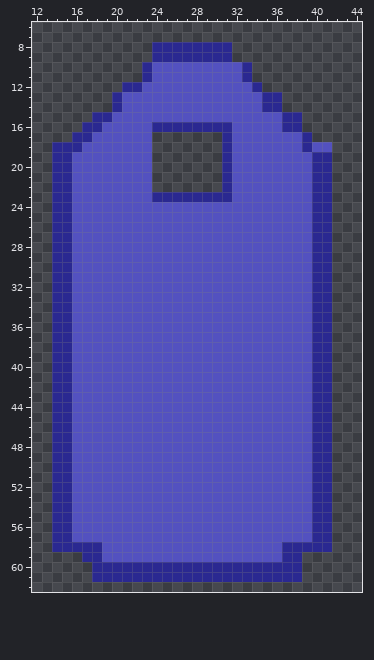
A sprite sheet gets an edit: Test/Test/Assets.xcassets/tagIcon.imageset/tagIcon.png. This is how it looked before the edit.
The file is 58x72 pixels. Shown: x 12..44, y 6..62.
After the commit:
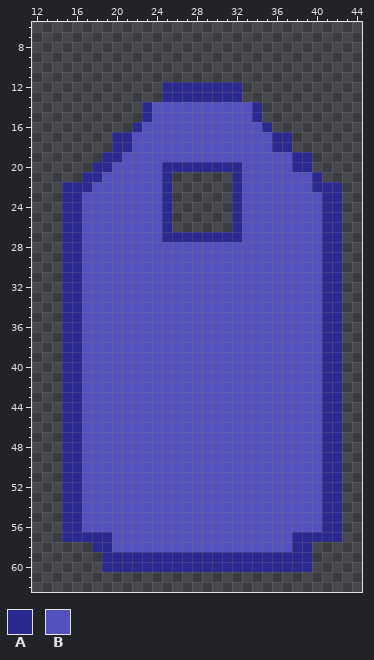
Palette (. is transparent): A #2a2891  B #5351c0
The exact change:
The author put colour A in row 20 at x 25 to 30; in row 21 at x 25; in row 22 at x 25 and 42; in rows 23 to 57 at x 42; in rows 59 to 60 at x 39.
Colour B becomes colour A in rows 12 to 13 at x 25 to 32; in rows 14 to 15 at x 23 and 34; in row 16 at x 22 and 35; in rows 17 to 18 at x 20 to 21 and 36 to 37; in row 19 at x 19 to 20 and 38 to 39; in row 20 at x 18 to 19, 32 and 38 to 39.
Colour B becomes colour A in row 21 at x 17 to 18 and 32; in row 22 at x 16 to 17 and 32; in row 23 at x 16 and 32; in rows 24 to 26 at x 16, 25 and 32; in row 27 at x 16 and 25 to 32; in rows 28 to 56 at x 16.
Colour B becomes colour A in row 57 at x 16 to 19 and 38 to 39; in row 58 at x 19; in row 59 at x 19 to 36.
The author put colour B in rows 17 to 19 at x 24 to 30; in rows 20 to 22 at x 24.
Colour A becomes colour B in row 16 at x 24 to 31; in rows 17 to 19 at x 31; in row 23 at x 24 and 40; in rows 24 to 56 at x 40; in row 58 at x 37.
Colour A is removed in rows 8 to 9 at x 24 to 31; in rows 10 to 11 at x 23 and 33; in row 12 at x 21 to 22 and 34; in rows 13 to 14 at x 20 and 35 to 36; in row 15 at x 18 to 19 and 37 to 38; in row 16 at x 17 to 18 and 37 to 38.
Colour A is removed in row 17 at x 16 to 17 and 39; in row 18 at x 14 to 16 and 39; in rows 19 to 20 at x 14 to 15 and 40 to 41; in row 21 at x 14 to 15, 31 and 41; in row 22 at x 14 and 31; in row 23 at x 14 and 26 to 31.
Colour A is removed in rows 24 to 57 at x 14; in row 58 at x 14 to 17 and 40 to 41; in row 59 at x 17 to 18; in row 60 at x 18; in row 61 at x 18 to 38.
Colour B is removed in rows 10 to 11 at x 24 to 32; in row 12 at x 23 to 24 and 33; in row 13 at x 21 to 24 and 33 to 34; in row 14 at x 21 to 22; in row 15 at x 20 to 22 and 35 to 36; in row 16 at x 19 to 21 and 36.
Colour B is removed in row 17 at x 18 to 19 and 38; in row 18 at x 17 to 19, 38 and 40 to 41; in row 19 at x 16 to 18; in row 20 at x 16 to 17; in row 21 at x 16; in rows 24 to 26 at x 26 to 31.
Changed places in both pictures, as pixel boxes (x1, y1, x2, y2):
changed: (52, 42, 342, 582)
